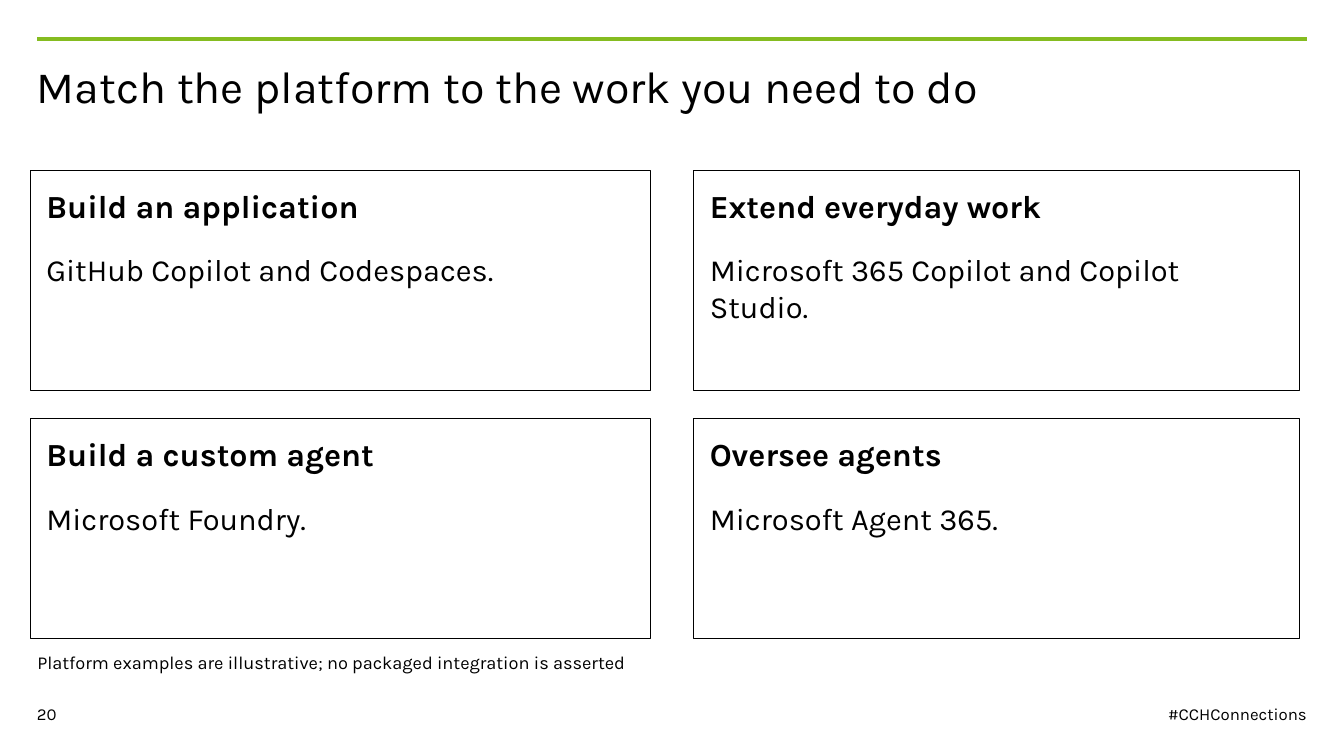
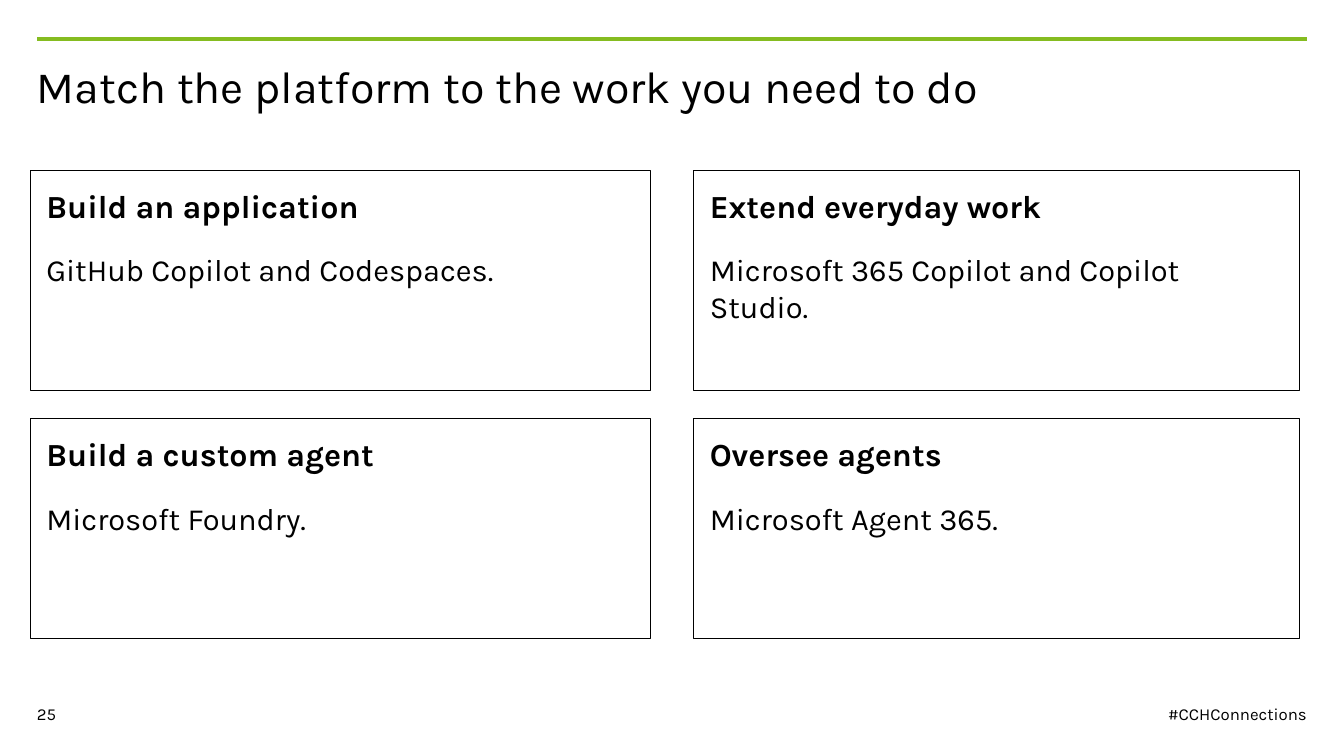
Before and after one commit to nathandyck/wk-tax-api, a slide deck: slide 25 of presentation/CCH-Connections-2026-WK-template.pptx (slide 20 before the commit). Drawn at 1344x756 pixels with LibreOffice and Linux fonts; fonts in the diff are those of the drawing. Boxes give left, top, right and bottom in pixels: in the first picture for what was removed or moved away, otherwise in the second. Text is boxed around its words. In the diff, an @@ line names an element or a change of style, - is before the commit and + after.

```diff
--- a/presentation/CCH-Connections-2026-WK-template.pptx
+++ b/presentation/CCH-Connections-2026-WK-template.pptx
@@ text removed at (37,656,625,674) @@
-Platform examples are illustrative; no packaged integration is asserted
@@ page number at (37,709,56,720): text changed @@
-20
+25
```
Also in this commit, not shown: 20 other slides changed, 10 slides added, 10 slides removed.
